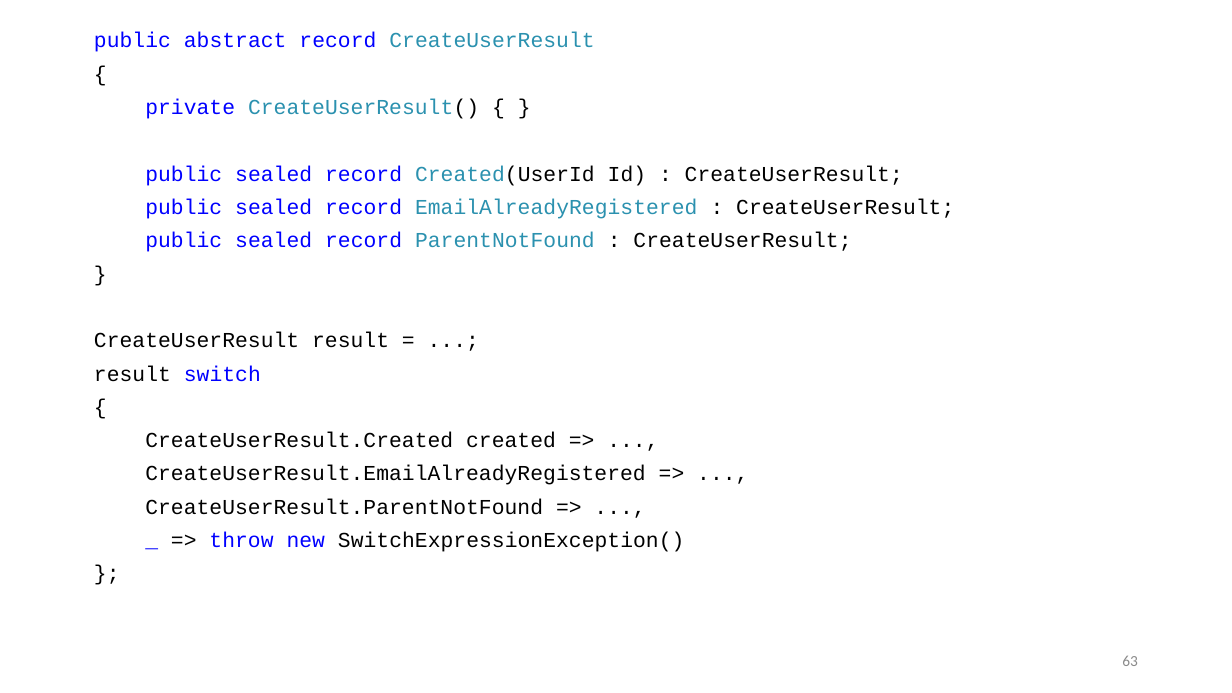
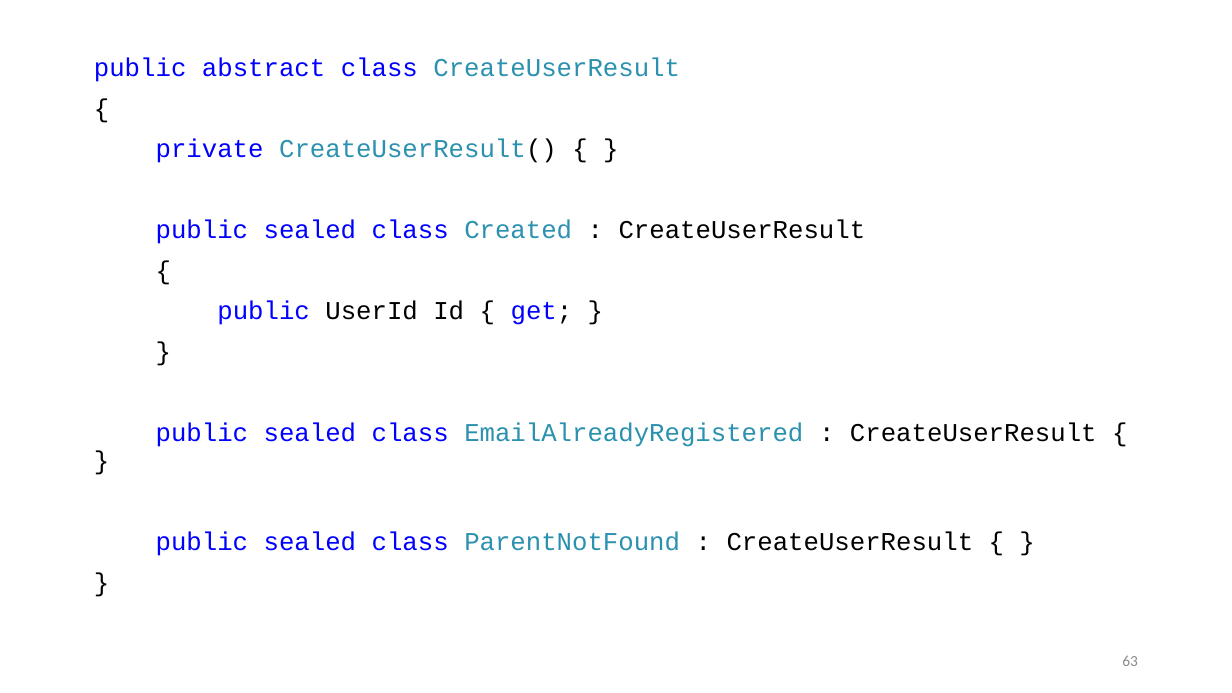
Before and after one commit to m0j0/architecture-demo, a slide deck: slide 63 of docs/presentation.pptx. Drawn at 1232x693 pixels with LibreOffice and Linux fonts; fonts in the diff are those of the drawing. Boxes give left, top, right and bottom in pixels: in the first picture for what was removed or moved away, otherwise in the second. Text is boxed around its words. In the diff, an @@ line names an element or a change of style, - is before the commit and + after.

```diff
--- a/docs/presentation.pptx
+++ b/docs/presentation.pptx
@@ text "public abstract class CreateUserResult" at (94, 57, 1097, 556): vertical alignment top to middle @@
@@ text at (94, 57, 680, 82): text changed; size 16.6 to 20 pt @@
-public abstract record CreateUserResult
+public abstract class CreateUserResult
@@ text at (156, 138, 557, 163): size 16.6 to 20 pt in "{", "private CreateUserResult() { }", "}"; line spacing 0.8 to 0.9 @@
@@ text at (156, 219, 866, 325): text changed; size 16.6 to 20 pt @@
-public sealed record Created(UserId Id) : CreateUserResult;
-public sealed record EmailAlreadyRegistered : CreateUserResult;
-public sealed record ParentNotFound : CreateUserResult;
+public sealed class Created : CreateUserResult
+{
+public UserId Id { get; }
@@ text at (156, 422, 1097, 556): text changed; size 16.6 to 20 pt @@
-CreateUserResult result = ...;
-result switch
-{
-CreateUserResult.Created created => ...,
-CreateUserResult.EmailAlreadyRegistered => ...,
-CreateUserResult.ParentNotFound => ...,
-_ => throw new SwitchExpressionException()
-};
+public sealed class EmailAlreadyRegistered : CreateUserResult { }
+public sealed class ParentNotFound : CreateUserResult { }
+}
```
Also in this commit, not shown: 2 other slides changed, 1 slide added, 13 other files.
